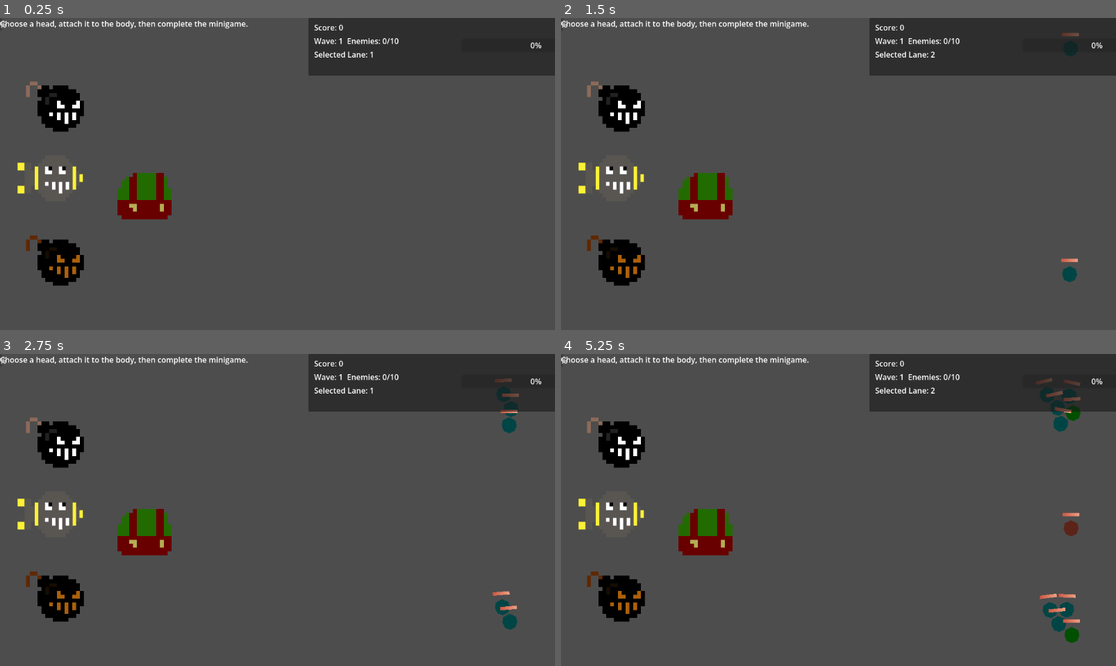
Above: before the commit, frames 1-4 (two rows, left to right).
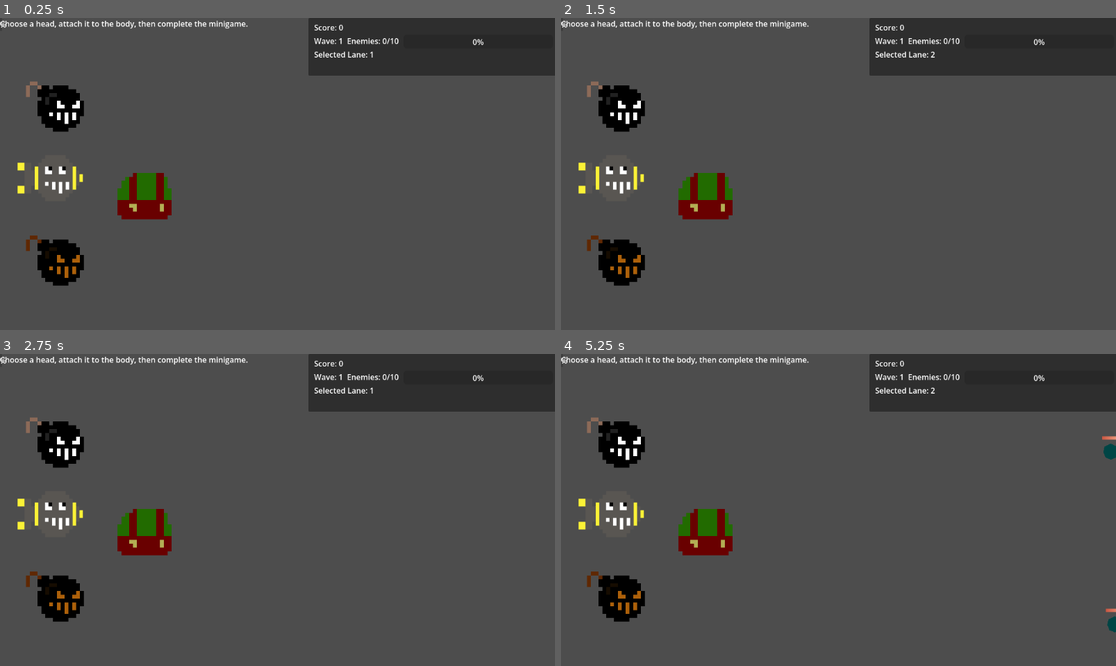
Above: after the commit, the same moments.

Repository: EctoCandy/Toy-Making-Game
Game: Godot game, scene res://Scenes/Lanes/lanes_proto_main.tscn
Two runs of this game, one before a commit and one after it. Both use one fixed random seed, a clock stepped at 60 frames per second and the inputs below.
Inputs (mouse positions are in pixels of both pictures, inside the frame that each line leads up to):
- Up to frame 1 (0.25 s): no input
- Up to frame 2 (1.5 s): tap Enter at 0.5 s; move the mouse to (960, 158) at 0.52 s; press the mouse at (960, 158) at 0.53 s; release the mouse at (960, 158) at 1.25 s; tap Space at 1.25 s; drag from (727, 189) to (1082, 71) at 1.27 s
- Up to frame 3 (2.75 s): move the mouse to (333, 441) at 2.02 s; tap 2 at 2.1 s; click (333, 441) at 2.17 s
- Up to frame 4 (5.25 s): drag from (810, 572) to (1082, 407) at 2.77 s; move the mouse to (1005, 556) at 3.52 s; press the mouse at (1005, 556) at 3.53 s; release the mouse at (1005, 556) at 4.25 s; tap Enter at 4.25 s; drag from (672, 463) to (1077, 407) at 4.27 s; move the mouse to (866, 510) at 5.02 s; tap 2 at 5.1 s; click (866, 510) at 5.17 s

The runs differ from the first frame. In frame 1, less than 0.1% of the frame differs, in the area x 85-98%, y 6-10%; in frame 2, 0.3%; in frame 3, 0.7%; in frame 4, 1.5%, in the area x 85-100%, y 6-93%.

Commit message:
Rescaled lanes in editor directly to fix height issue and rigidbody strange behaviour

Diff:
--- a/Scenes/Lanes/lane.tscn
+++ b/Scenes/Lanes/lane.tscn
@@ -4,60 +4,55 @@
 
 [sub_resource type="Curve2D" id="Curve2D_8ok3p"]
 _data = {
-"points": PackedVector2Array(0, 0, 0, 0, 988, 0, 0, 0, 0, 0, 0, 0)
+"points": PackedVector2Array(0, 0, 0, 0, 689, 3, 0, 0, 0, 0, -101, 3)
 }
 point_count = 2
 
 [sub_resource type="Curve2D" id="Curve2D_a60md"]
 _data = {
-"points": PackedVector2Array(0, 0, 0, 0, 4, 0, 0, 0, 0, 0, 1152, 0)
+"points": PackedVector2Array(0, 0, 0, 0, -101, 3, 0, 0, 0, 0, 693, 3)
 }
 point_count = 2
 
 [sub_resource type="RectangleShape2D" id="RectangleShape2D_3hlg8"]
-size = Vector2(1152, 204.5)
+size = Vector2(636, 165.75)
 
 [sub_resource type="SegmentShape2D" id="SegmentShape2D_ln6rh"]
-a = Vector2(1439, 7)
+a = Vector2(888, 7)
 b = Vector2(-186.855, 7)
 
 [sub_resource type="SegmentShape2D" id="SegmentShape2D_a533s"]
-a = Vector2(-186.855, 214.285)
+a = Vector2(-188, 180)
 b = Vector2(-186.855, 7)
 
 [sub_resource type="SegmentShape2D" id="SegmentShape2D_au3mx"]
 a = Vector2(1439, 7)
-b = Vector2(1439, 214)
+b = Vector2(1439, 177)
 
 [sub_resource type="SegmentShape2D" id="SegmentShape2D_ev2v7"]
 a = Vector2(-186.855, 214)
-b = Vector2(1439, 214)
+b = Vector2(888, 214)
 
 [sub_resource type="SegmentShape2D" id="SegmentShape2D_nubcq"]
-a = Vector2(17.715, 214.285)
+a = Vector2(16, 176)
 b = Vector2(17.715, 7)
 
 [sub_resource type="SegmentShape2D" id="SegmentShape2D_tcfoc"]
 a = Vector2(1135.705, 7)
-b = Vector2(1135.705, 214)
+b = Vector2(1135, 180)
 
 [node name="Lane" type="Node2D" unique_id=757423102]
+position = Vector2(520, 0)
 script = ExtResource("1_a533s")
-
-[node name="PlayerUnitSpawn" type="Node2D" parent="." unique_id=275782582]
-position = Vector2(-76.18, 103.89)
-
-[node name="EnemyUnitSpawn" type="Node2D" parent="." unique_id=1839210217]
-position = Vector2(1289.1, 107.6)
 
 [node name="EnemyPath" type="Path2D" parent="." unique_id=2096653348]
 y_sort_enabled = true
-position = Vector2(0, 105)
+position = Vector2(0, 88.52)
 curve = SubResource("Curve2D_8ok3p")
 
 [node name="PlayerUnitPath" type="Path2D" parent="." unique_id=1252086058]
 y_sort_enabled = true
-position = Vector2(0, 105)
+position = Vector2(0, 88.52)
 curve = SubResource("Curve2D_a60md")
 
 [node name="Lane" type="Area2D" parent="." unique_id=1811325806]
@@ -66,7 +61,7 @@
 monitorable = false
 
 [node name="CollisionShape2D" type="CollisionShape2D" parent="Lane" unique_id=1626380693]
-position = Vector2(576, 110.5)
+position = Vector2(318, 91.125)
 shape = SubResource("RectangleShape2D_3hlg8")
 
 [node name="LaneBoundaries" type="StaticBody2D" parent="." unique_id=1758305708]
@@ -83,10 +78,12 @@
 debug_color = Color(0.9931198, 0.07226638, 0.07616938, 0.41960785)
 
 [node name="RightBoundary" type="CollisionShape2D" parent="LaneBoundaries" unique_id=1579966826]
+position = Vector2(-555, 0)
 shape = SubResource("SegmentShape2D_au3mx")
 debug_color = Color(0.9931198, 0.07226638, 0.07616938, 0.41960785)
 
 [node name="BottomBoundary" type="CollisionShape2D" parent="LaneBoundaries" unique_id=1253043053]
+position = Vector2(0, -37)
 shape = SubResource("SegmentShape2D_ev2v7")
 debug_color = Color(0.9931198, 0.07226638, 0.07616938, 0.41960785)
 
@@ -101,6 +98,7 @@
 debug_color = Color(0.8018917, 0.6560005, 0.03154374, 0.41960785)
 
 [node name="EnemyUnitGate" type="CollisionShape2D" parent="UnitGates" unique_id=839941908]
+position = Vector2(-514, 0)
 shape = SubResource("SegmentShape2D_tcfoc")
 one_way_collision = true
 one_way_collision_direction = Vector2(1, 0)
--- a/Scenes/Lanes/lanes_proto_main.tscn
+++ b/Scenes/Lanes/lanes_proto_main.tscn
@@ -8,16 +8,13 @@
 script = ExtResource("1_ndud4")
 
 [node name="Lane1" parent="." unique_id=1811325806 instance=ExtResource("2_ndud4")]
-position = Vector2(527, 4)
-scale = Vector2(0.54, 1)
+position = Vector2(527, 111)
 
 [node name="Lane2" parent="." unique_id=137175908 instance=ExtResource("2_ndud4")]
-position = Vector2(527, 215.405)
-scale = Vector2(0.54, 1)
+position = Vector2(531, 290)
 
 [node name="Lane3" parent="." unique_id=1254282650 instance=ExtResource("2_ndud4")]
-position = Vector2(527, 426.875)
-scale = Vector2(0.54, 1)
+position = Vector2(527, 470)
 
 [node name="SpawnTimer" type="Timer" parent="." unique_id=247059653]
 wait_time = 0.5
--- a/Scenes/Lanes/unit_path_follow.tscn
+++ b/Scenes/Lanes/unit_path_follow.tscn
@@ -3,7 +3,7 @@
 [ext_resource type="Script" uid="uid://ct0ieme7ybwxk" path="res://Scripts/Lanes/unit_path_follow.gd" id="1_ox7ku"]
 
 [sub_resource type="RectangleShape2D" id="RectangleShape2D_ln6rh"]
-size = Vector2(159, 196)
+size = Vector2(159, 162)
 
 [node name="UnitPathFollow" type="PathFollow2D" unique_id=922385664]
 loop = false
--- a/Scripts/Lanes/lane.gd
+++ b/Scripts/Lanes/lane.gd
@@ -1,7 +1,7 @@
 extends Node2D
 
 const UNIT_PATH_FOLLOW = preload("uid://dtulup478vp38")
-const SPAWN_RANGE = 80.0
+const SPAWN_RANGE = 67.0
 
 var colors = [
 	Color(0.842, 0.319, 0.232, 1.0),
--- a/Scripts/Lanes/unit.gd
+++ b/Scripts/Lanes/unit.gd
@@ -7,7 +7,6 @@
 ## The rigidbody tries it's best to follow its path "guide" and stops when it
 ## has collided with adversary or the "guide" has gotten too far away
 
-# TODO: Lock rotation without changing the way units interact with each other
 
 signal health_changed
 signal defeated(unit: Unit)
@@ -50,7 +49,6 @@
 	# Reversing rigidbody rotation to keep interesting physics behaviour
 	# but also have upright sprites >:)
 	pivot.rotation = -rotation
-	print(pivot.rotation)
 
 	if enemies_in_range.size() == 0:
 		target_pos = path_guide.global_position
@@ -65,7 +63,7 @@
 		#is_away_from_guide = true
 	#elif dist_from_target < reconnecting_range:
 		#is_away_from_guide = false
-	#
+
 
 	## CHECKING COLLISION WITH ADVERSARY
 	if (
--- a/Scripts/main.gd
+++ b/Scripts/main.gd
@@ -188,7 +188,11 @@
 
 # Positions the builder, minigames, HUD, and scaled lane defense area.
 func _apply_screen_layout() -> void:
-	var screen_size := get_viewport_rect().size
+
+	# Lanes are now scaled correctly directly in editor to avoid strange
+	# rigidbody behaviour
+	#
+	#var screen_size := get_viewport_rect().size
 #
 	#left_width = screen_size.x * left_screen_percent
 	#right_width = screen_size.x - left_width
@@ -247,7 +251,7 @@
 	selected_lane_label.size = Vector2(label_width, 24)
 	selected_lane_label.mouse_filter = Control.MOUSE_FILTER_IGNORE
 
-	wave_progress.position = Vector2(progress_x, hud_height_value * 0.36)
+	wave_progress.position = Vector2(hud_width * 0.31, hud_height_value * 0.29)
 	wave_progress.size = Vector2(progress_width, 28)
 	wave_progress.min_value = 0
 	wave_progress.max_value = 100
